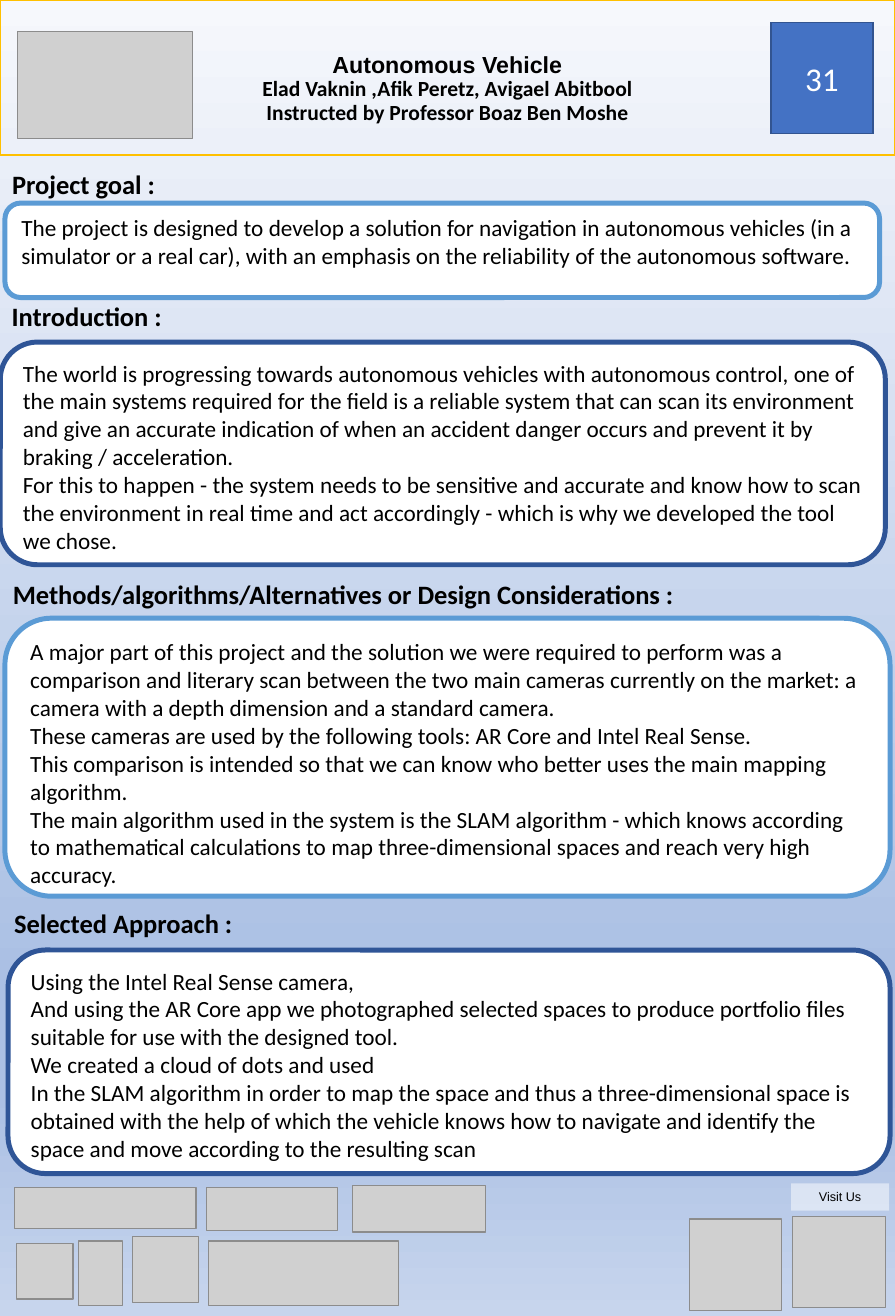
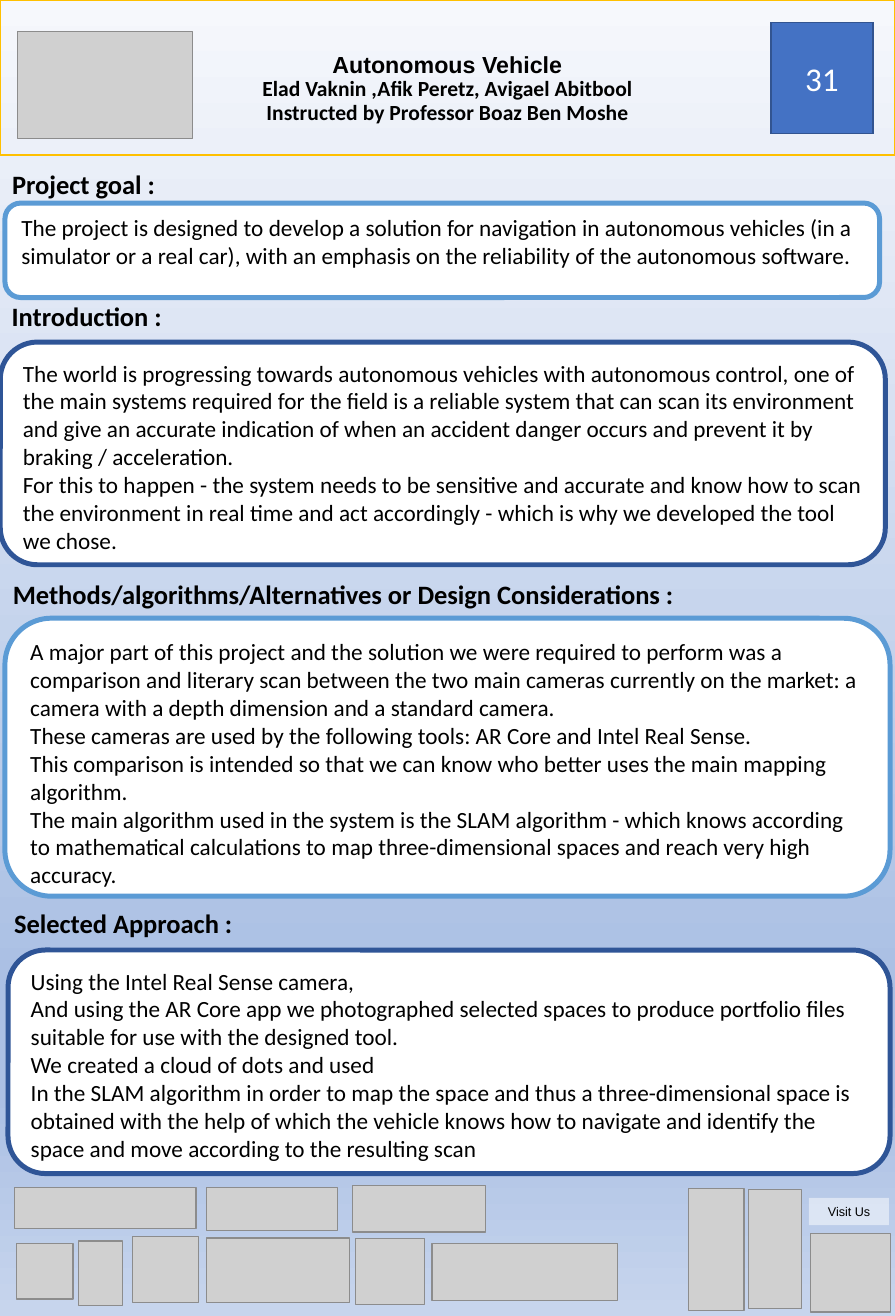
Before and after one commit to EladVaknin/Final_Project_autonomous_car, a slide deck: slide 1 of Documents/Poster Template Ariel Projects 2022 (1).pptx. Drawn at 895x1316 pixels with LibreOffice and Linux fonts; fonts in the diff are those of the drawing; grey boxes stand for pictures. Boxes give left, top, right and bottom in pixels: in the first picture for what was removed or moved away, otherwise in the second. Text is boxed around its words. In the diff, an @@ line names an element or a change of style, - is before the commit and + after.

Commit message:
finish poster

```diff
--- a/Documents/Poster Template Ariel Projects 2022 (1).pptx
+++ b/Documents/Poster Template Ariel Projects 2022 (1).pptx
@@ picture added at <box>689,1189,745,1310</box> @@
@@ picture added at <box>748,1189,802,1308</box> @@
@@ rectangle "Visit Us": place and size @@
-rectangle "Visit Us" at <box>791,1183,889,1210</box>
+rectangle "Visit Us" at <box>809,1197,889,1224</box>
@@ picture removed at <box>690,1218,782,1309</box> @@
@@ picture: place and size @@
-picture at <box>209,1241,399,1306</box>
+picture at <box>206,1237,350,1302</box>
@@ picture added at <box>356,1239,425,1304</box> @@
@@ picture added at <box>432,1242,617,1300</box> @@
@@ picture: place and size @@
-picture at <box>792,1216,885,1307</box>
+picture at <box>810,1233,890,1311</box>
```
